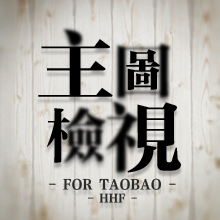
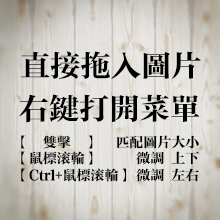
Layers edited between the first and the second w=220, h=220 image:
added group "Group 3" with 4 layers above "Group 2" over 19, 51, 201, 182
added layer "匹配图片大小 微调 上下 微调 左右" in group "Group 3" over 116, 135, 199, 182
added layer "【 双击 】 【鼠标滚轮】 【Ctrl+鼠标滚轮】" in group "Group 3" over 21, 135, 127, 182
added layer "右键打开菜单" in group "Group 3" over 19, 94, 200, 123
added layer "直接拖入图片" in group "Group 3" over 21, 51, 201, 79
hid group "Group 2" (11 layers) over 38, 26, 181, 203
removed layer "Layer 7" over 19, 26, 201, 210
removed layer "Layer 6" over 19, 26, 201, 210
removed layer "Layer 5" over 19, 26, 201, 210
